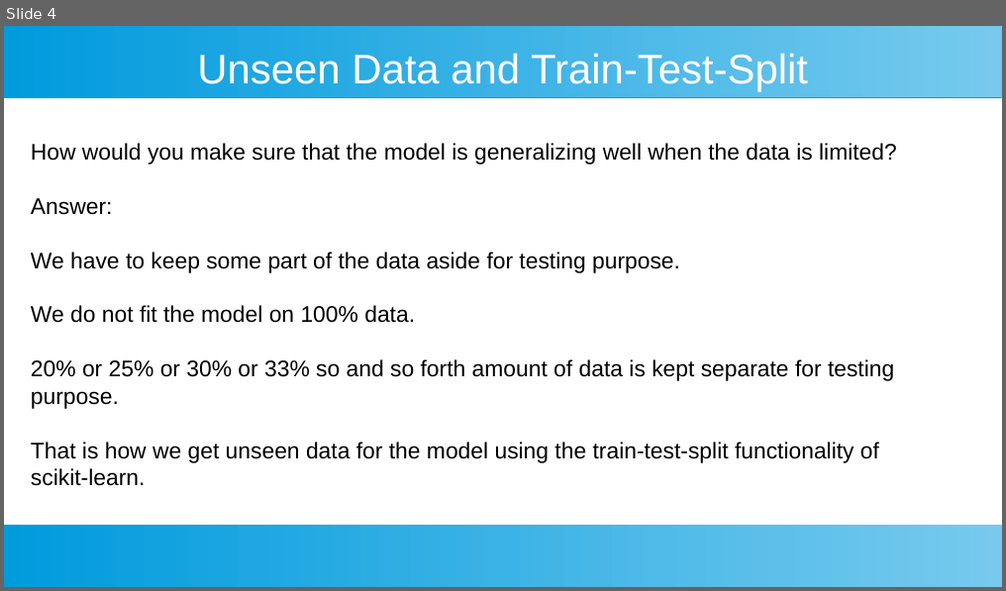
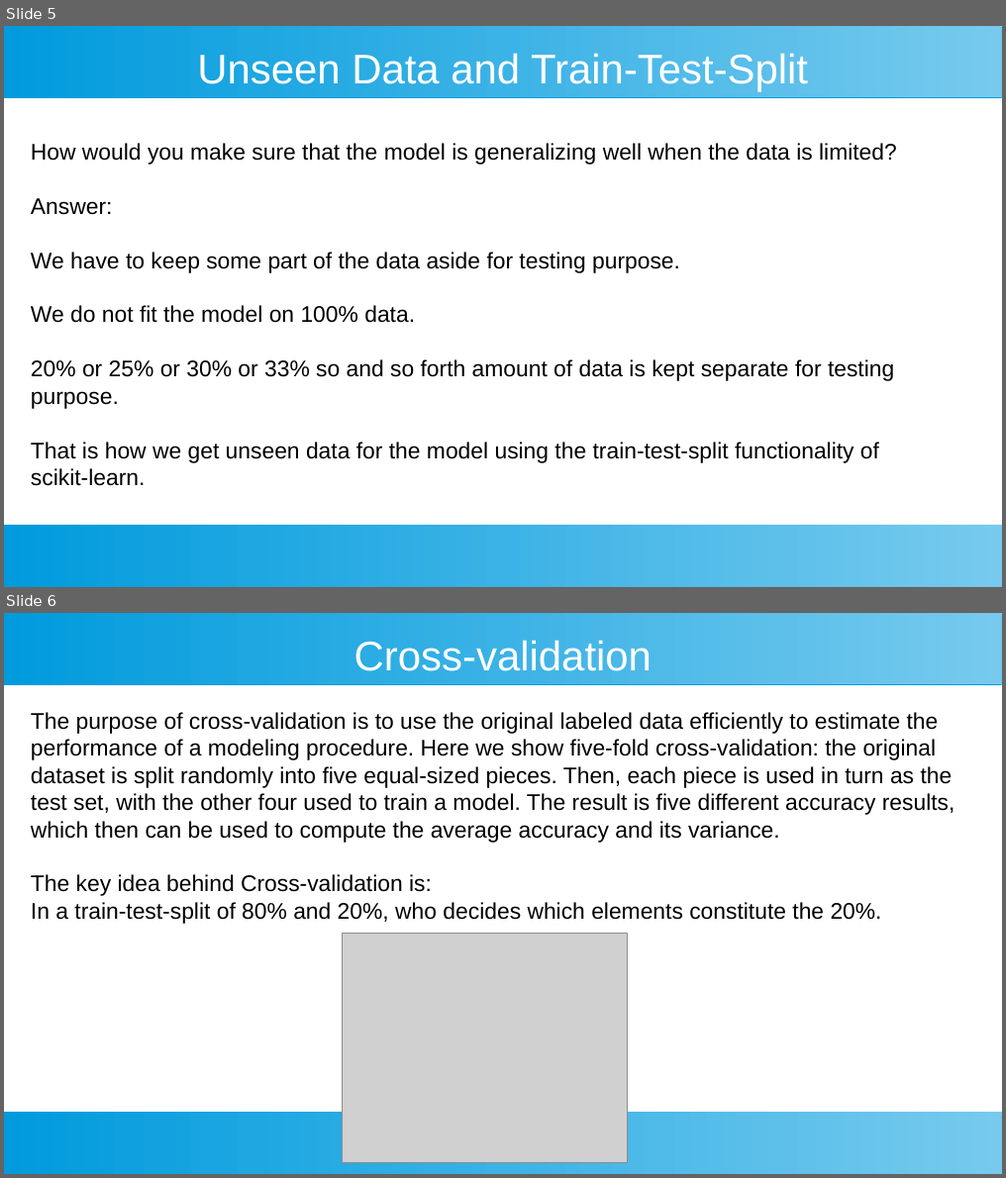
Before and after one commit to ashishjain1547/dataAnalyticsCourse, a slide deck: slides/(14) generalization and overfitting.odp. Shown one above the other, each under a label of ours: slide 4 before the commit, slides 5 and 6 after it. The pictures are 1006x591 and 1006x1178 pixels, drawn with LibreOffice and Linux fonts; fonts in the diff are those of the drawing; grey boxes stand for pictures. Boxes give left, top, right and bottom in pixels: in the first picture for what was removed or moved away, otherwise in the second. Text is boxed around its words. In the diff, an @@ line names an element or a change of style, - is before the commit and + after.

```diff
--- a/slides/(14) generalization and overfitting.odp
+++ b/slides/(14) generalization and overfitting.odp
@@ slide 6 added at (4, 613, 1002, 1174), background #FFFFFF; not listed: 2 template elements that a slide beside it also shows @@
@@ title added at (354, 640, 651, 671), 33 pt, text #FFFFFF @@
+Cross-validation
@@ text added at (31, 712, 955, 924), 18 pt, text #000000 @@
+The purpose of cross-validation is to use the original labeled data efficiently to estimate the performance of a modeling procedure. Here we show five-fold cross-validation: the original dataset is split randomly into five equal-sized pieces. Then, each piece is used in turn as the test set, with the other four used to train a model. The result is five different accuracy results, which then can be used to compute the average accuracy and its variance.
+The key idea behind Cross-validation is:
+In a train-test-split of 80% and 20%, who decides which elements constitute the 20%.
@@ picture added at (343, 934, 628, 1162) @@
@@ what was slide 4 is now slide 5 @@
```
Also in this commit, not shown: 1 slide changed, 2 other slides added, 27 other files.
